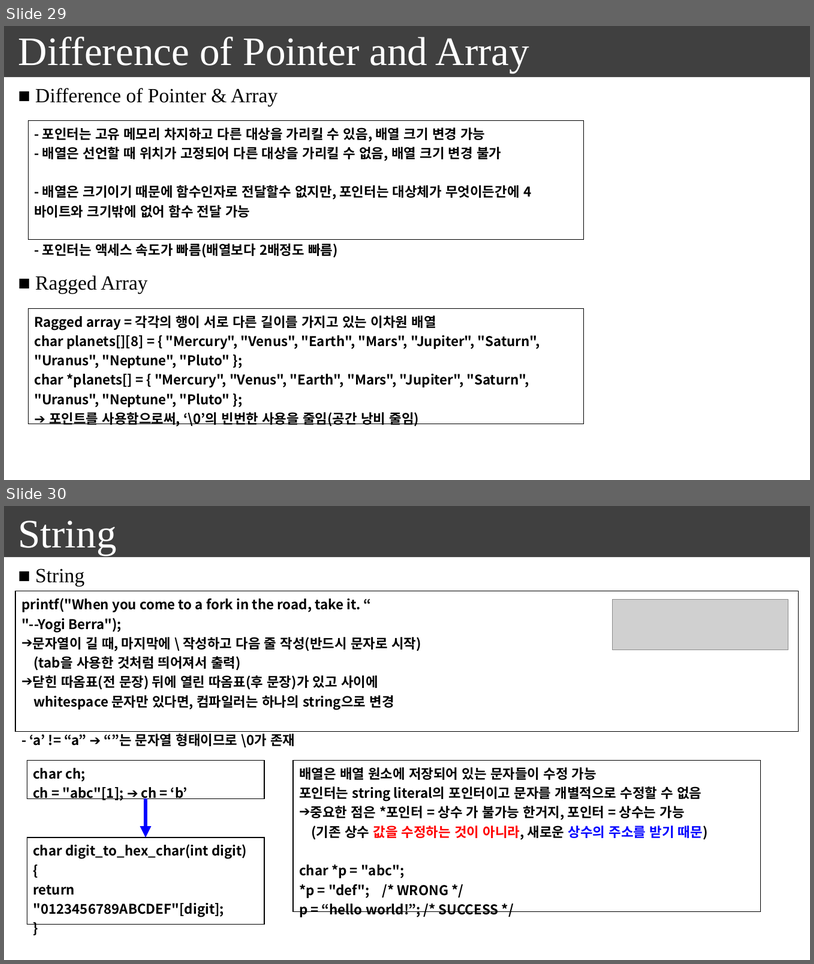
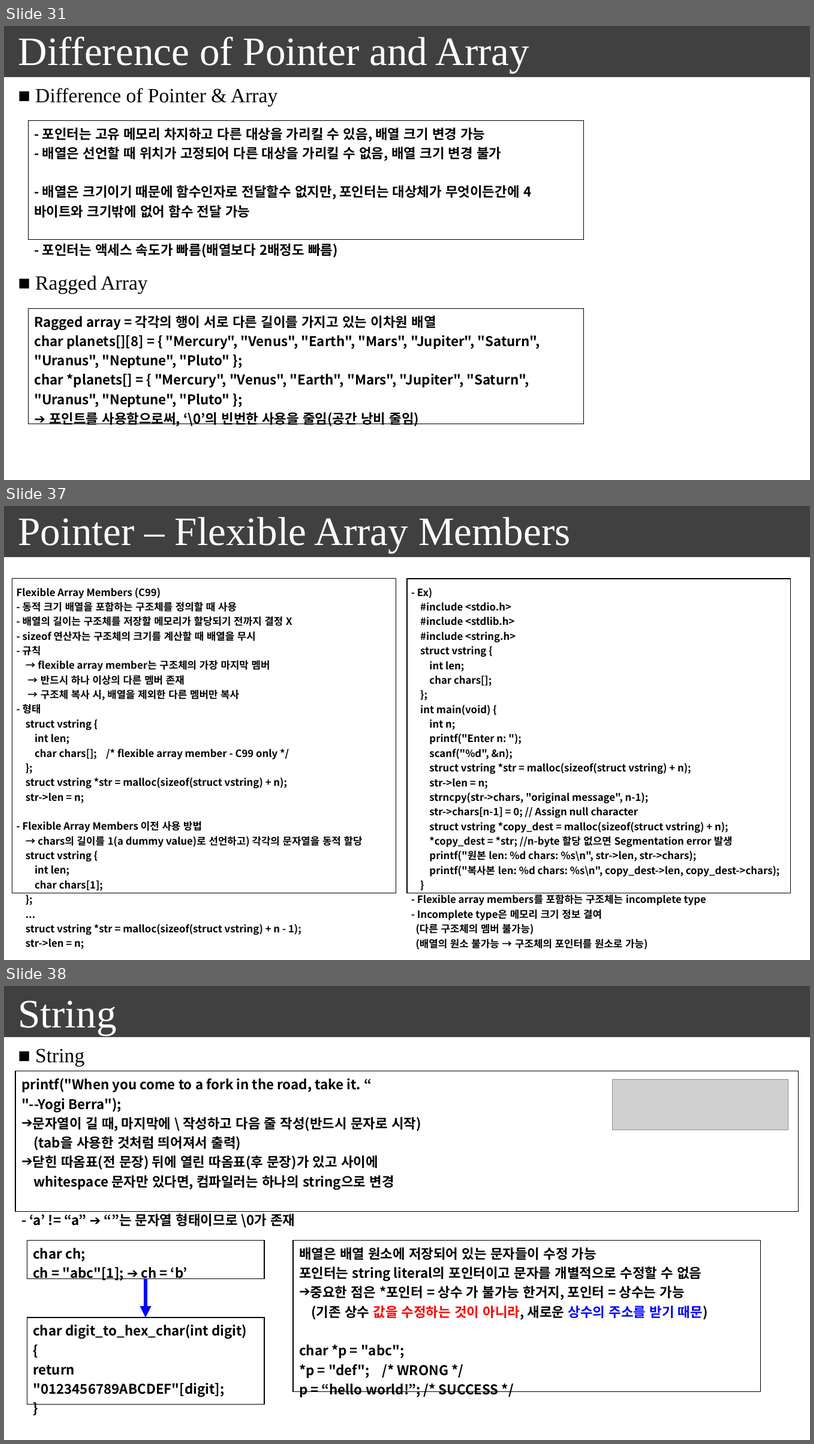
Before and after one commit to seonghokim/Study, a slide deck: everything in c.pptx. Shown one above the other, each under a label of ours: slides 29 and 30 before the commit, slides 31, 37 and 38 after it; the slides between them are not shown. The pictures are 814x964 and 814x1444 pixels, drawn with LibreOffice and Linux fonts; fonts in the diff are those of the drawing; grey boxes stand for pictures. Boxes give left, top, right and bottom in pixels: in the first picture for what was removed or moved away, otherwise in the second. Text is boxed around its words. In the diff, an @@ line names an element or a change of style, - is before the commit and + after.

```diff
--- a/everything in c.pptx
+++ b/everything in c.pptx
@@ slide 37 added at (4, 506, 810, 960), background #FFFFFF; not listed: 1 template element that a slide beside it also shows @@
@@ text added at (18, 517, 571, 553), 48 pt, text #FFFFFF @@
+Pointer – Flexible Array Members
@@ table added at (12, 579, 396, 951), 1 rows, 1 columns @@
+Flexible Array Members (C99) / - 동적 크기 배열을 포함하는 구조체를 정의할 때 사용 / - 배열의 길이는 구조체를 저장할 메모리가 할당되기 전까지 결정 X / - sizeof 연산자는 구조체의 크기를 계산할 때 배열을 무시 / - 규칙 / → flexible array member는 구조체의 가장 마지막 멤버 / → 반드시 하나 이상의 다른 멤버 존재 / → 구조체 복사 시, 배열을 제외한 다른 멤버만 복사 / - 형태 / struct vstring { / int len; / char chars[]; /* flexible array member - C99 only */ / }; / struct vstring *str = malloc(sizeof(struct vstring) + n); / str->len = n; / - Flexible Array Members 이전 사용 방법 / → chars의 길이를 1(a dummy value)로 선언하고) 각각의 문자열을 동적 할당 / struct vstring { / int len; / char chars[1]; / }; / ... / struct vstring *str = malloc(sizeof(struct vstring) + n - 1); / str->len = n;
@@ table added at (408, 579, 792, 952), 1 rows, 1 columns @@
+- Ex) / #include <stdio.h> / #include <stdlib.h> / #include <string.h> / struct vstring { / int len; / char chars[]; / }; / int main(void) { / int n; / printf("Enter n: "); / scanf("%d", &n); / struct vstring *str = malloc(sizeof(struct vstring) + n); / str->len = n; / strncpy(str->chars, "original message", n-1); / str->chars[n-1] = 0; // Assign null character / struct vstring *copy_dest = malloc(sizeof(struct vstring) + n); / *copy_dest = *str; //n-byte 할당 없으면 Segmentation error 발생 / printf("원본 len: %d chars: %s\n", str->len, str->chars); / printf("복사본 len: %d chars: %s\n", copy_dest->len, copy_dest->chars); / } / - Flexible array members를 포함하는 구조체는 incomplete type / - Incomplete type은 메모리 크기 정보 결여 / (다른 구조체의 멤버 불가능) / (배열의 원소 불가능 → 구조체의 포인터를 원소로 가능)
@@ what was slide 29 is now slide 31 @@
@@ what was slide 30 is now slide 38 @@
```
Also in this commit, not shown: 1 slide changed, 7 other slides added.
